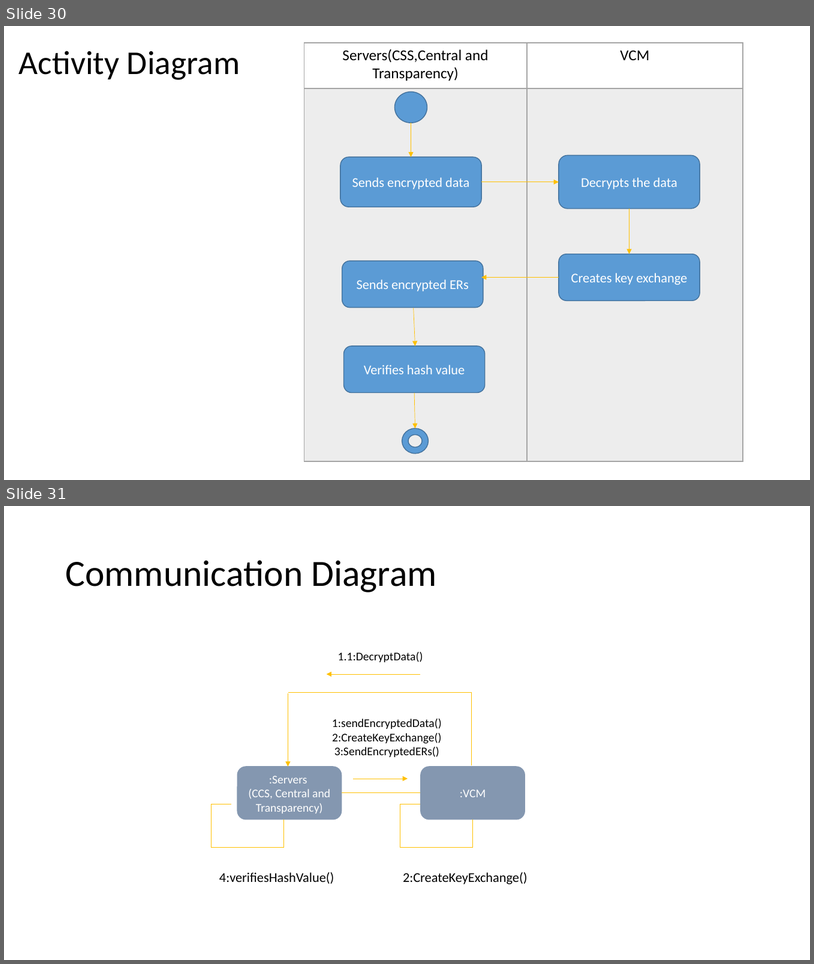
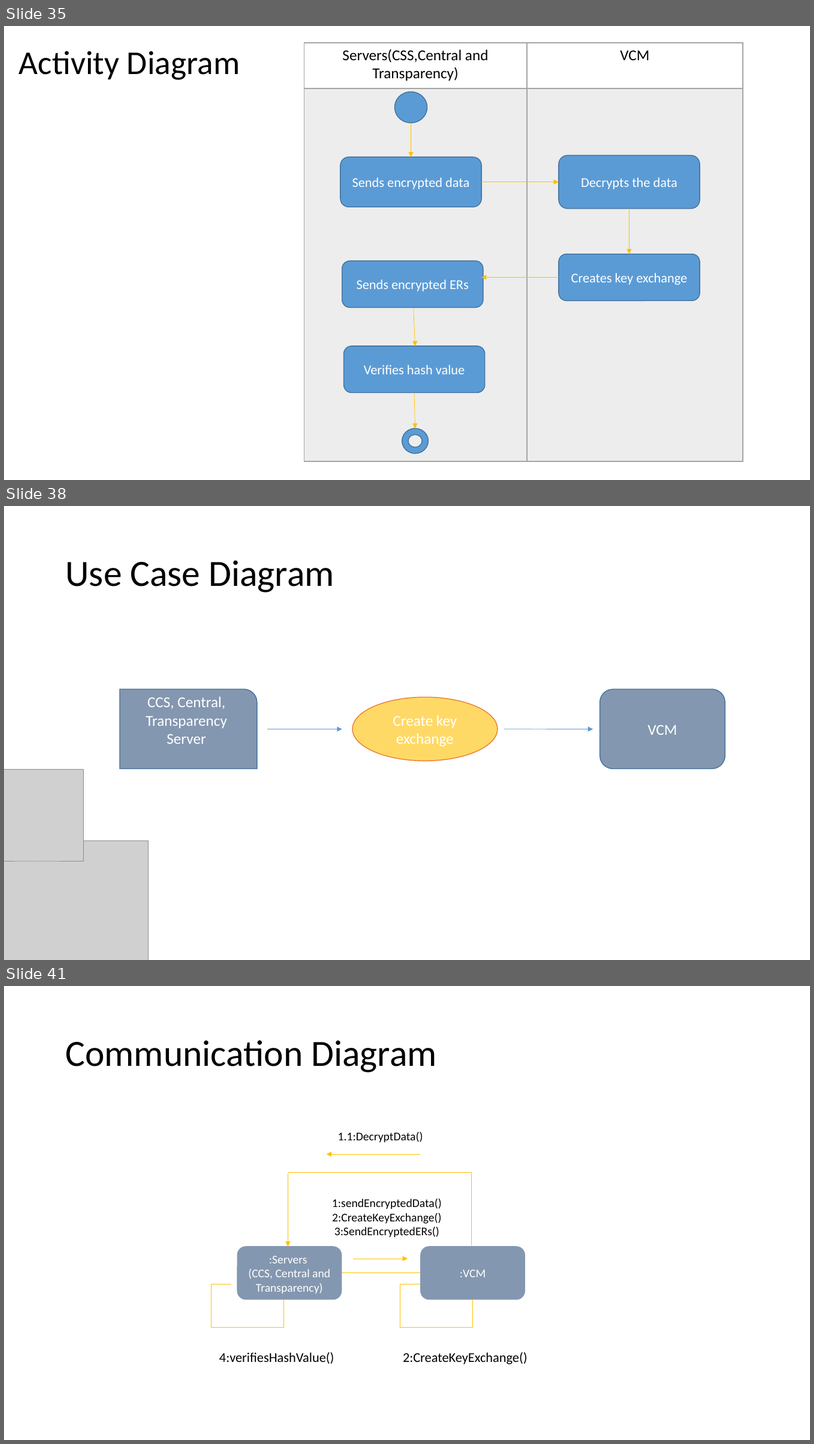
Before and after one commit to seans888/Project---Automate-Election, a slide deck: Documentation/Finals_Sysadd1.pptx. Shown one above the other, each under a label of ours: slides 30 and 31 before the commit, slides 35, 38 and 41 after it; the slides between them are not shown. The pictures are 814x964 and 814x1444 pixels, drawn with LibreOffice and Linux fonts; fonts in the diff are those of the drawing; grey boxes stand for pictures. Boxes give left, top, right and bottom in pixels: in the first picture for what was removed or moved away, otherwise in the second. Text is boxed around its words. In the diff, an @@ line names an element or a change of style, - is before the commit and + after.

```diff
--- a/Documentation/Finals_Sysadd1.pptx
+++ b/Documentation/Finals_Sysadd1.pptx
@@ slide 38 added at <box>4,506,810,960</box>, background #FFFFFF @@
@@ title added at <box>65,560,335,592</box>, 44 pt, text #000000 @@
+Use Case Diagram
@@ round rect added at <box>120,690,257,769</box>, fill #8497B0, outline #43739E 1 pt, 18 pt, text #FFFFFF @@
+CCS, Central, Transparency Server
@@ ellipse added at <box>353,697,498,760</box>, fill #FFD966, outline #ED7D31 1 pt, 18 pt, text #FFFFFF @@
+Create key exchange
@@ rounded rectangle added at <box>600,690,726,769</box>, fill #8497B0, outline #43739E 1 pt, 18 pt, text #FFFFFF @@
+VCM
@@ arrow added from (268, 729) to (342, 729), #5B9BD5 0.5 pt @@
@@ arrow added from (504, 729) to (593, 729), #5B9BD5 0.5 pt @@
@@ picture added at <box>4,769,83,861</box> @@
@@ picture added at <box>4,841,148,960</box> @@
@@ what was slide 30 is now slide 35 @@
@@ what was slide 31 is now slide 41 @@
```
Also in this commit, not shown: 5 slides changed, 11 other slides added, 2 slides removed, 2 other files.
